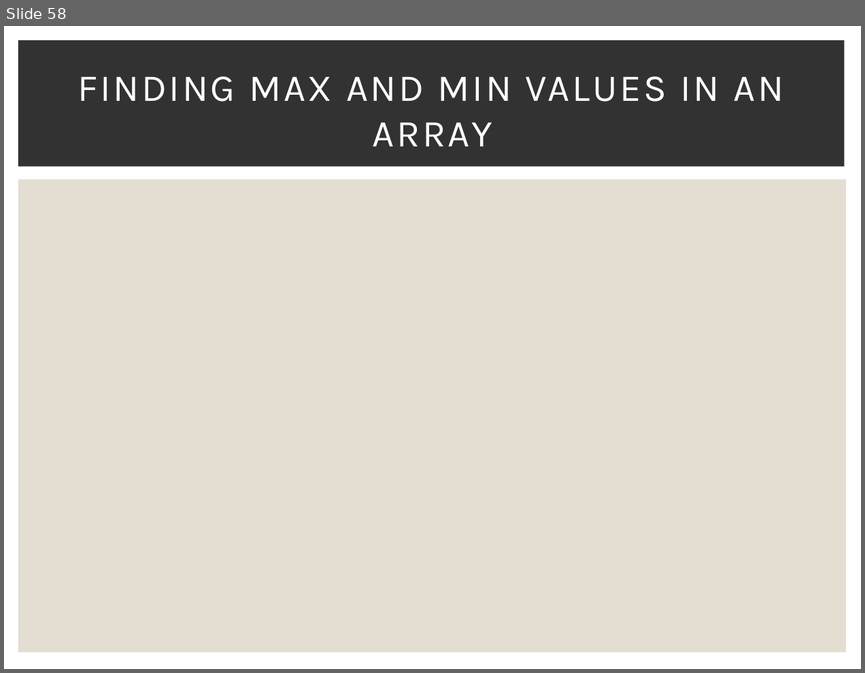
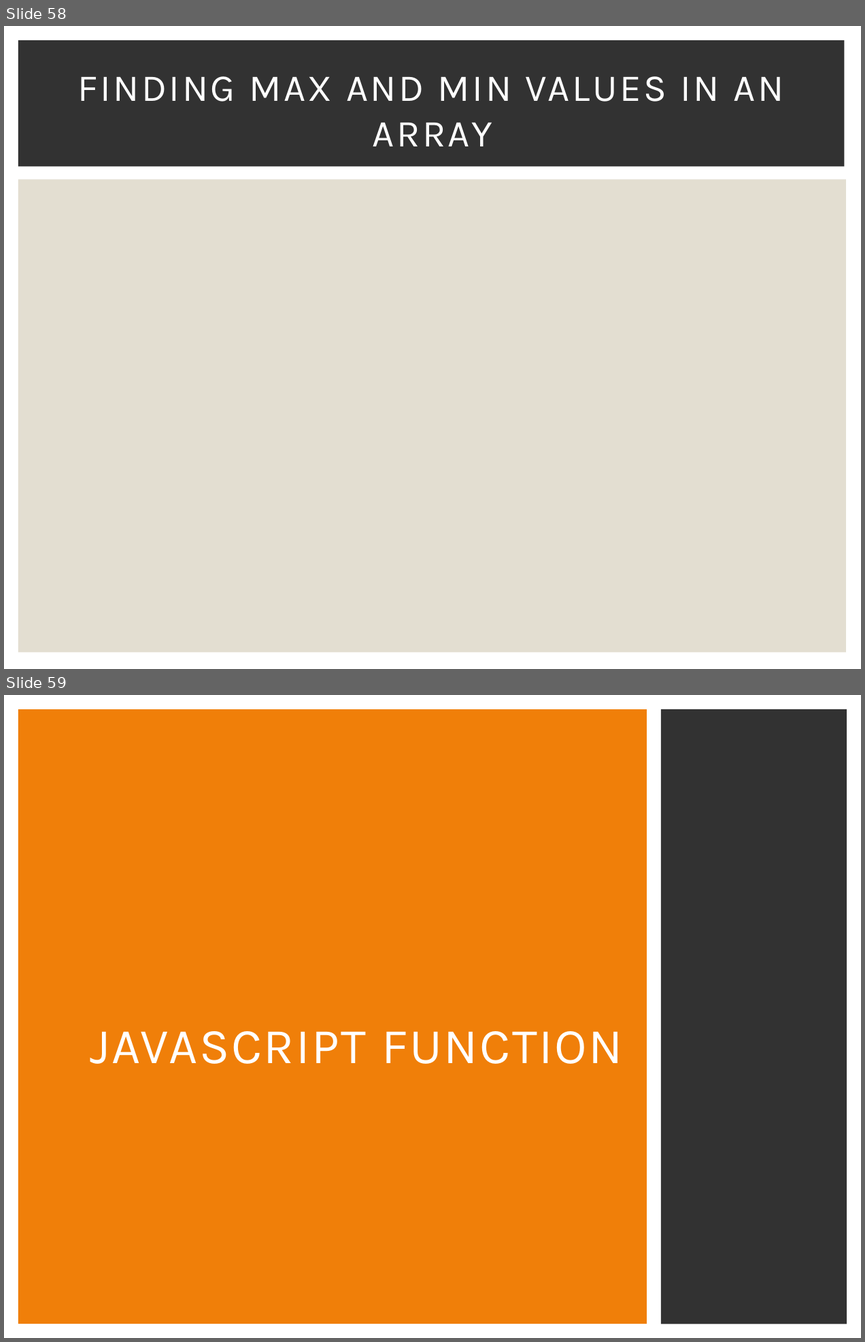
Before and after one commit to Karamihova/Fundamentals-JS, a slide deck: Programming Prep.pptx. Shown one above the other, each under a label of ours: slide 58 before the commit, slides 58 and 59 after it. The pictures are 865x673 and 865x1342 pixels, drawn with LibreOffice and Linux fonts; fonts in the diff are those of the drawing. Boxes give left, top, right and bottom in pixels: in the first picture for what was removed or moved away, otherwise in the second. Text is boxed around its words. In the diff, an @@ line names an element or a change of style, - is before the commit and + after.

Commit message:
Exercise Functions

```diff
--- a/Programming Prep.pptx
+++ b/Programming Prep.pptx
@@ slide 59 added at (4,695,861,1338), background #FFFFFF @@
@@ rectangle added at (18,709,647,1324), fill #F07F09 @@
@@ rectangle added at (661,709,847,1324), fill #323232 @@
@@ title added at (90,1031,623,1064), 42 pt, text #FFFFFF @@
+JAVASCRIPT FUNCTION
```
Also in this commit, not shown: 28 other slides added, 7 other files.
